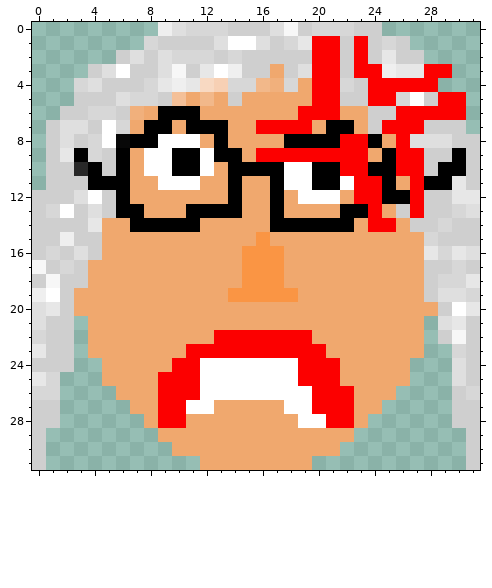
Two versions of one pixel-art sprite, assets/sprites/grandma/grandma_5.png. That is the earlier state.
The file is 32x32 pixels.
And afterwards:
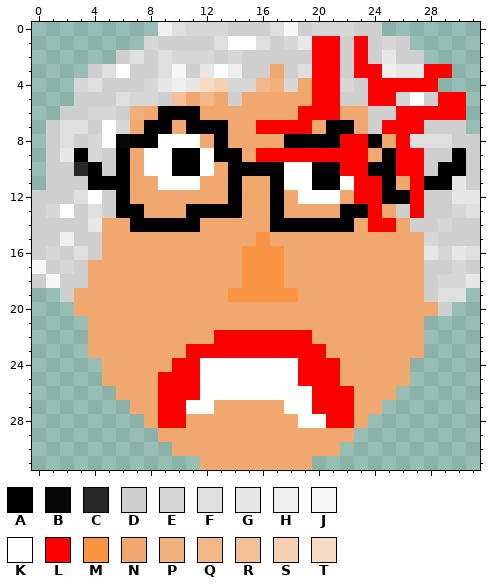
Palette (. is transparent): A #000000  B #080808  C #282828  D #cfcfcf  E #d7d7d7  F #dfdfdf  G #e7e7e7  H #efefef  J #f7f7f7  K #ffffff  L #fc0000  M #fa9544  N #f0a86e  P #f1b07c  Q #f2b88a  R #f4c098  S #f7d0b4  T #f8d9c2
Edits made:
Changed rows in their new state; - is an unchanged pixel.
first column x 0:
19 ..-----------------------------.
20 ...---------------------------..
21 ...--------------------------...
22 ...--------------------------...
23 ...---------------------------..
24 ...---------------------------..
25 ..----------------------------..
26 ..----------------------------..
27 ..----------------------------..
28 ..----------------------------..
29 .------------------------------.
30 .------------------------------.
31 .------------------------------.
Where, in picture pixels (left, top, right, bottom), the same in both pictures:
erased: (32, 288, 74, 470)
erased: (438, 288, 480, 470)
